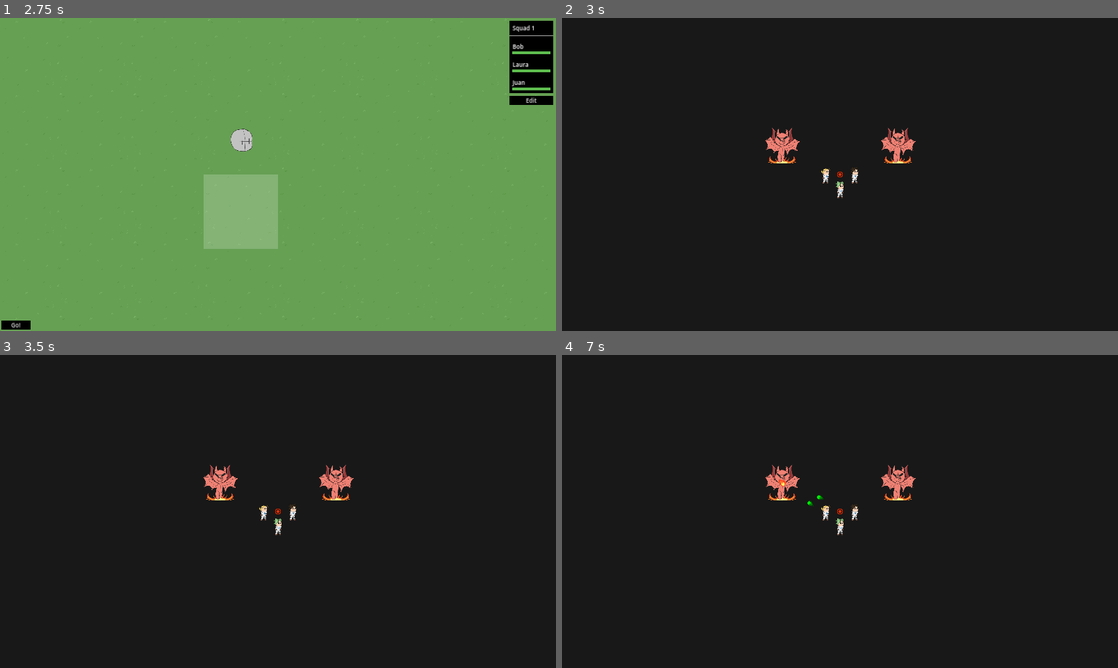
Above: before the commit, frames 1-4 (two rows, left to right).
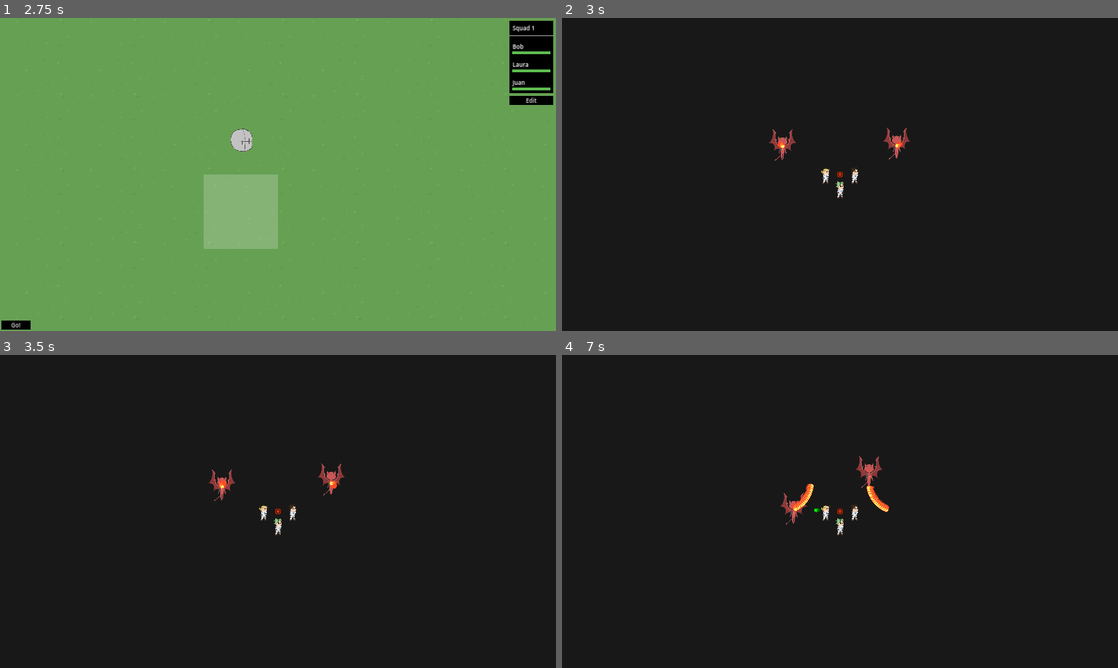
Above: after the commit, the same moments.

Repository: Hokome/BulletHellJam5
Game: Godot game, scene res://game.tscn
Same seed, same stepped clock (60 frames per second), same inputs: the game is played once before the commit and once after it.
Inputs (mouse positions are in pixels of both pictures, inside the frame that each line leads up to):
- Up to frame 1 (2.75 s): click (216, 174) at 0.52 s; click (216, 174) at 1.27 s; click (216, 174) at 2.02 s
- Up to frame 2 (3 s): click "Go!" at 2.75 s
- Up to frame 3 (3.5 s): no input
- Up to frame 4 (7 s): tap Enter at 3.5 s; drag from (840, 511) to (895, 442) at 3.52 s; drag from (728, 527) to (895, 483) at 4.27 s; move the mouse to (895, 442) at 5.02 s; click (895, 442) at 5.1 s; drag from (812, 574) to (895, 483) at 5.77 s; move the mouse to (1006, 558) at 6.52 s; click (1006, 558) at 6.6 s

Frame 1 is identical in both runs. In frame 2, 0.7% of the frame differs, in the area x 36-64%, y 34-47%; in frame 3, 0.8%; in frame 4, 1.3%, in the area x 36-64%, y 32-55%.

Commit message:
Enemy movement

Diff:
--- a/project.godot
+++ b/project.godot
@@ -23,6 +23,7 @@
 battle="*res://battle.tscn"
 map="*res://map/map.tscn"
 um="*res://units/um.tscn"
+BeehaveGlobalDebugger="*res://addons/beehave/debug/global_debugger.gd"
 
 [display]
 
--- a/units/enemy/enemy.gd
+++ b/units/enemy/enemy.gd
@@ -1,35 +1,6 @@
 extends Node2D
 
-@export var pattern: ProjectilePattern
-@export var cooldown: float
-
-var timer: BattleTimer
-
-var shooting := false
-
-func _ready():
-	shooting = true
-	timer = time_manager.create_timer(randf_range(0, cooldown))
-	add_child(timer)
-	await timer.timeout
-	timer.wait_time = cooldown
-	shooting = false
-
-func _process(_delta):
-	if !shooting:
-		shoot()
-
-func shoot():
-	var target := select_target()
-	if !target:
-		return
-
-	shooting = true
-	await pattern.shoot(self, battle, (target.global_position - global_position).normalized())
-	timer.start()
-	await timer.timeout
-
-	shooting = false
+@export var speed: float = 100
 
 func select_target() -> UnitController:
 	var best_dist = INF
--- a/units/enemy/enemy.tscn
+++ b/units/enemy/enemy.tscn
@@ -1,17 +1,20 @@
-[gd_scene load_steps=10 format=3 uid="uid://bjlj67eo7ah71"]
+[gd_scene load_steps=13 format=3 uid="uid://bjlj67eo7ah71"]
 
 [ext_resource type="Script" path="res://units/enemy/enemy.gd" id="1_trqow"]
 [ext_resource type="PackedScene" uid="uid://brpqbltmcyray" path="res://attacks/projectile.tscn" id="2_r3ey5"]
 [ext_resource type="Script" path="res://attacks/projectile_pattern.gd" id="3_v8s31"]
-[ext_resource type="Texture2D" uid="uid://bhtswylyy7104" path="res://units/enemy/enemy.png" id="4_jaleb"]
+[ext_resource type="Script" path="res://addons/beehave/nodes/beehave_tree.gd" id="4_kqbgk"]
 [ext_resource type="Script" path="res://units/health.gd" id="4_ssyq8"]
+[ext_resource type="Script" path="res://addons/beehave/nodes/composites/sequence_star.gd" id="5_0tapf"]
 [ext_resource type="Script" path="res://units/hurtbox.gd" id="5_csdaw"]
-[ext_resource type="SpriteFrames" uid="uid://dbau68t0tjob3" path="res://units/enemy/enemy_oni_frames.tres" id="5_yyvre"]
+[ext_resource type="SpriteFrames" uid="uid://8h4sbcws6xtk" path="res://units/enemy/enemy_oni_frames.tres" id="5_yyvre"]
+[ext_resource type="Script" path="res://units/go_to_random.gd" id="6_hyt51"]
+[ext_resource type="Script" path="res://units/shoot.gd" id="7_essjv"]
 
-[sub_resource type="Resource" id="Resource_pqhk1"]
+[sub_resource type="Resource" id="Resource_6a3tq"]
 script = ExtResource("3_v8s31")
 projectile_scene = ExtResource("2_r3ey5")
-projectile_count = 8
+projectile_count = 16
 total_angle = 60.0
 spacing = 0.0
 
@@ -20,8 +23,24 @@
 
 [node name="enemy" type="Node2D"]
 script = ExtResource("1_trqow")
-pattern = SubResource("Resource_pqhk1")
-cooldown = 10.0
+speed = 50.0
+
+[node name="tree" type="Node" parent="." node_paths=PackedStringArray("blackboard", "actor")]
+script = ExtResource("4_kqbgk")
+actor_node_path = NodePath("..")
+blackboard = NodePath("@Node@17474")
+actor = NodePath("..")
+
+[node name="sequence" type="Node" parent="tree"]
+script = ExtResource("5_0tapf")
+
+[node name="shoot" type="Node" parent="tree/sequence"]
+script = ExtResource("7_essjv")
+pattern = SubResource("Resource_6a3tq")
+
+[node name="move" type="Node" parent="tree/sequence"]
+script = ExtResource("6_hyt51")
+selection_range = Vector2(800, 600)
 
 [node name="health" type="Node2D" parent="."]
 script = ExtResource("4_ssyq8")
@@ -29,10 +48,7 @@
 
 [node name="animated_sprite_2d" type="AnimatedSprite2D" parent="."]
 sprite_frames = ExtResource("5_yyvre")
-animation = &"death"
-
-[node name="sprite" type="Sprite2D" parent="."]
-texture = ExtResource("4_jaleb")
+animation = &"idle"
 
 [node name="hurtbox" type="Area2D" parent="."]
 script = ExtResource("5_csdaw")
--- /dev/null
+++ b/units/go_to_random.gd
@@ -0,0 +1,28 @@
+extends ActionLeaf
+
+@export var selection_range = Vector2.ONE * 100
+var point: Vector2
+
+func before_run(actor: Node, blackboard: Blackboard):
+	point = Vector2(randf_range(-selection_range.x, selection_range.x), randf_range(-selection_range.y, selection_range.y))
+
+func tick(actor: Node, blackboard: Blackboard) -> int:
+	if not actor is Node2D: return FAILURE
+
+	var diff: Vector2 = point - actor.global_position
+	var dist := diff.length()
+	if dist <= actor.speed * get_physics_process_delta_time():
+		return SUCCESS
+
+	# Dividing by distance instead of calling expensive normalized() function
+	var vel: Vector2 = diff * actor.speed / dist
+
+	if actor is CharacterBody2D:
+		vel = vel.limit_length(dist / get_physics_process_delta_time())
+		actor.velocity = vel
+	else:
+		vel *= get_physics_process_delta_time()
+		vel = vel.limit_length(dist)
+		actor.global_position += vel
+
+	return RUNNING
--- /dev/null
+++ b/units/shoot.gd
@@ -0,0 +1,25 @@
+extends ActionLeaf
+
+@export var pattern: ProjectilePattern
+
+var is_shooting := false
+var started_shooting := false
+
+func before_run(actor: Node, blackboard: Blackboard):
+	started_shooting = false
+
+func tick(actor: Node, blackboard: Blackboard) -> int:
+	print("shoot")
+	if !started_shooting:
+		shoot_async(actor)
+	if !is_shooting: return SUCCESS
+
+	return RUNNING
+
+func shoot_async(actor: Node2D):
+	is_shooting = true
+	started_shooting = true
+
+	var target: Node2D = actor.select_target()
+	await pattern.shoot(actor, battle, (target.global_position - actor.global_position).normalized())
+	is_shooting = false
Not shown: 1 places in units/enemy/enemy_oni_frames.tres that only renumber resources
